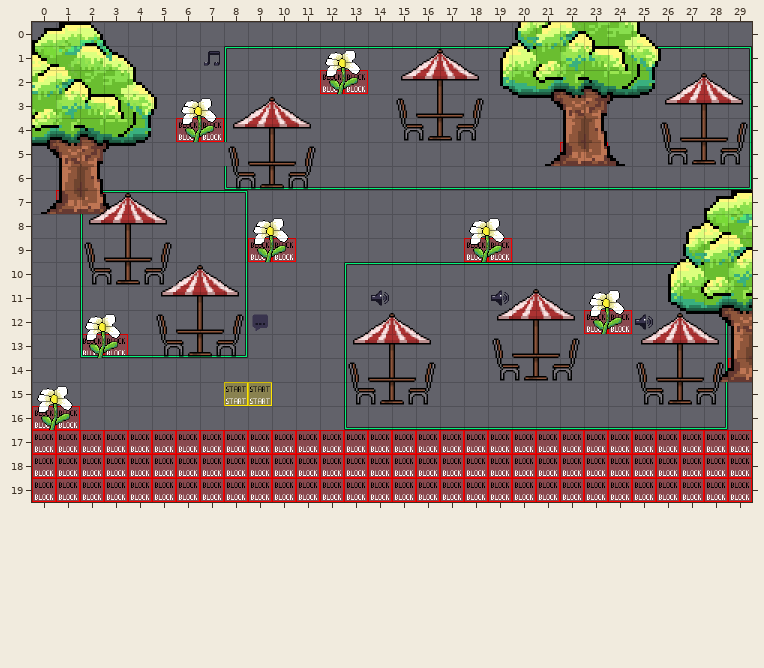
A Tiled map (JSON) gets an edit: mymap.tmj. The first picture shows the starting point.
Cells are 32x32 px. Shown: x 0..29, y 0..19. Tiles whose own drawing changed are shown in their newer look in all pictures. Not drawn, because the pictures are missing: unchanged layer "ground".
After:
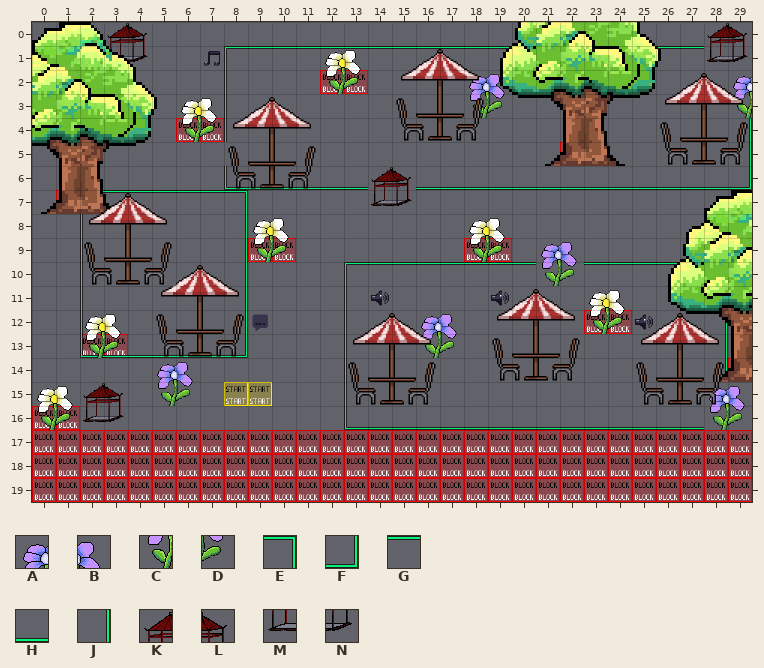
Key: from "Sprite-flower_2": A 0, B 1, C 2, D 3; from "WA_User_Interface": E 162, F 163, G 165, H 166, J 168; from "house": K 0, L 1, M 2, N 3.
_ is an empty cell.
Tiles replaced or removed in this view: E, F, G, H, J.
Diff:
Changed rows in their new state; . is an unchanged cell.
Layer "floor":
first column x 2:
 0 .KL.......................KL
 1 .MN.......................MN
 2 ................AB.........A
 3 ................CD.........C
 6 ............KL..............
 7 ............MN..............
 9 ...................AB.......
10 ...................CD.......
12 ..............AB............
13 ..............CD............
14 ...AB.......................
15 KL.CD.....................AB
16 MN........................CD
